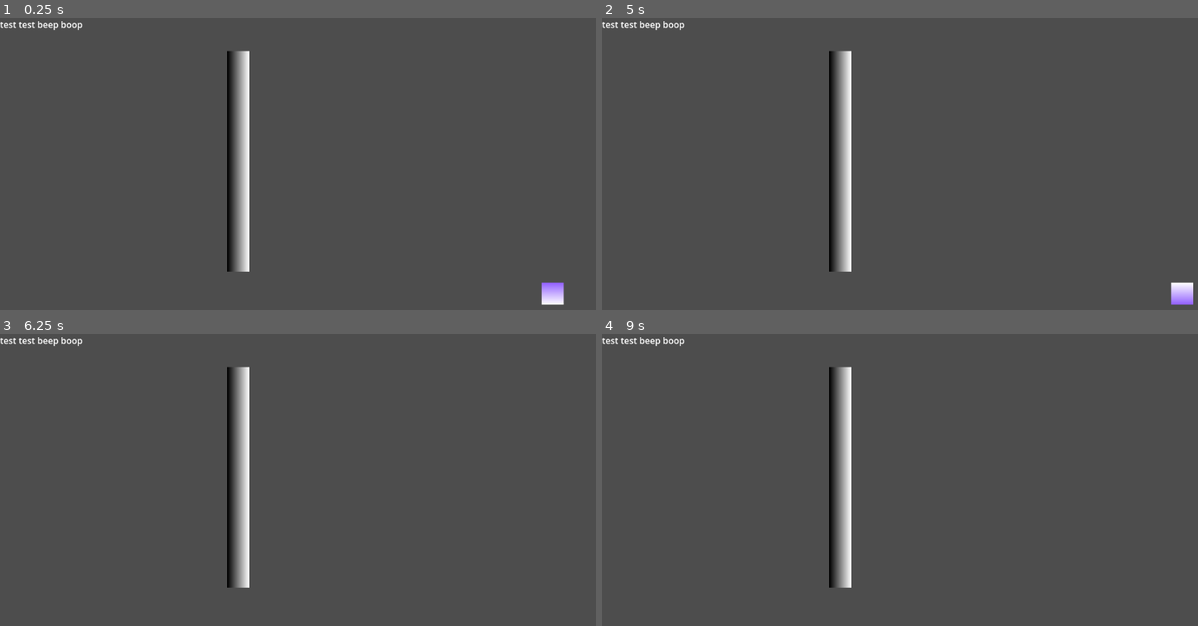
Above: before the commit, frames 1-4 (two rows, left to right).
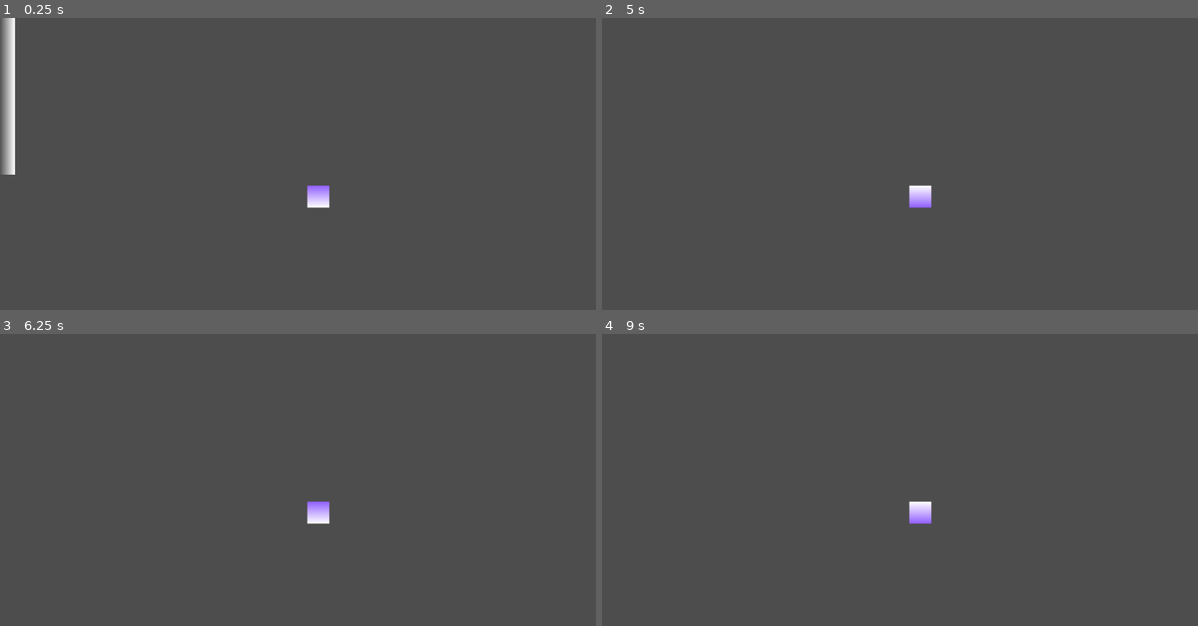
Above: after the commit, the same moments.

Repository: spdskatr/perplex-temple
Game: Godot game, scene res://scenes/test_spdskatr.tscn
The game is run twice, just before and just after one commit, with the same random seed, the same clock (stepped at 60 frames per second) and the same inputs. This scene is started directly instead of the project's main scene.
Inputs:
- Up to frame 1 (0.25 s): no input
- Up to frame 2 (5 s): tap Enter at 0.5, 2, 3.5 s; hold Right (right) 0.53-1.28 s; hold Shift (shift) 0.53-1.28 s; tap Space at 1.25, 2.75, 4.25 s; hold Down (down) 1.28-2.03 s; tap Shift (shift) at 1.35, 2.85, 4.35 s; hold Right (right) 2.03-2.78 s; hold Shift (shift) 2.03-2.78 s; hold Up (up) 2.78-3.53 s; hold Shift (shift) 3.53-4.28 s; hold Left (left) from 3.53 s (still down)
- Up to frame 3 (6.25 s): release Left (left) at 5.03 s; hold Down (down) 5.03-5.78 s; hold Shift (shift) 5.03-5.78 s; hold Right (right) from 5.78 s (still down); tap Shift (shift) at 5.85 s
- Up to frame 4 (9 s): release Right (right) at 6.53 s; hold Up (up) 6.53-7.28 s; hold Shift (shift) 6.53-7.28 s; hold Right (right) 7.28-8.03 s; tap Shift (shift) at 7.35, 8.85 s; hold Down (down) 8.03-8.78 s; hold Shift (shift) 8.03-8.78 s; hold Left (left) from 8.78 s (still down)

The runs differ from the first frame. In frame 1, 4.3% of the frame differs, in the area x 0-95%, y 0-99%; in frame 2, 3.1%; in frame 3, 2.8%; in frame 4, 2.8%.

Commit message:
Add camera and make player move 4 directions only

Diff:
--- a/scenes/scripts/player.gd
+++ b/scenes/scripts/player.gd
@@ -5,9 +5,10 @@
 
 func get_input():
 	var direction = Input.get_vector("left", "right", "up", "down")
+	var magnitude = direction.length()
 	if direction.length() > 0:
 		direction = direction.normalized()
-		if not Input.is_action_pressed("shift"):
+		if not Input.is_action_pressed("shift") and magnitude == 1:
 			rotation = direction.angle()
 	velocity = direction * speed
 
--- a/scenes/test_spdskatr.tscn
+++ b/scenes/test_spdskatr.tscn
@@ -8,6 +8,8 @@
 [node name="Player" parent="." instance=ExtResource("1_ll32n")]
 position = Vector2(1000, 500)
 
+[node name="Camera2D" type="Camera2D" parent="Player"]
+
 [node name="RichTextLabel" type="RichTextLabel" parent="."]
 offset_right = 237.0
 offset_bottom = 40.0
